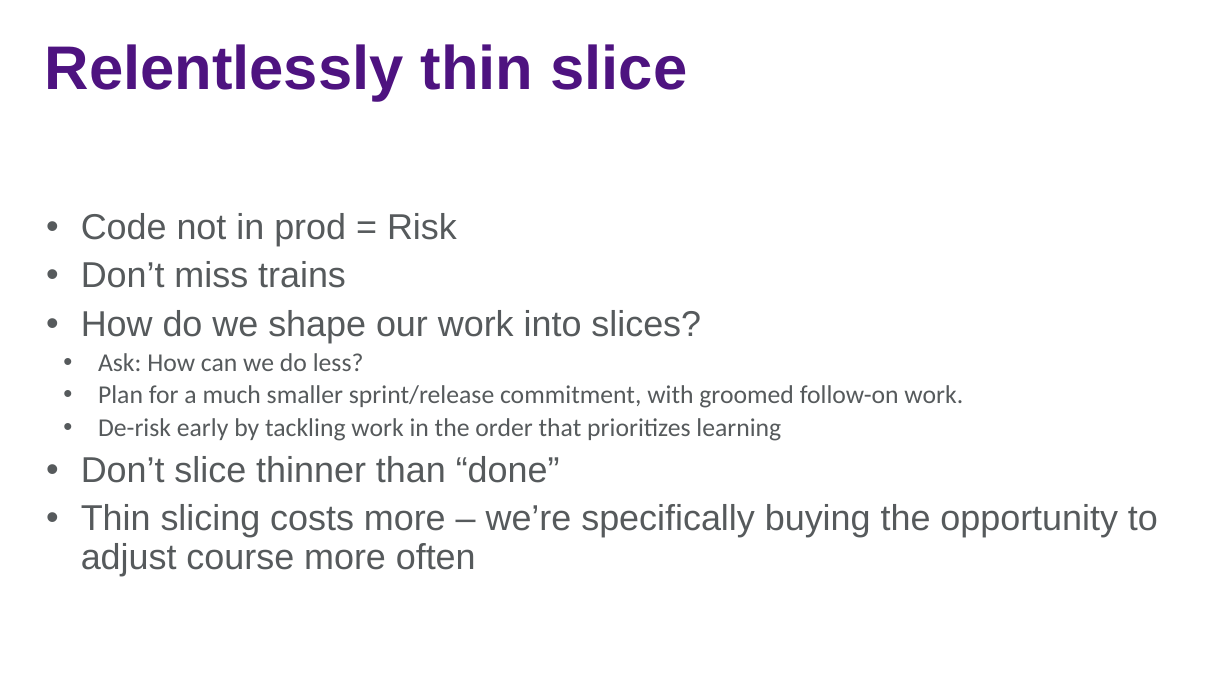
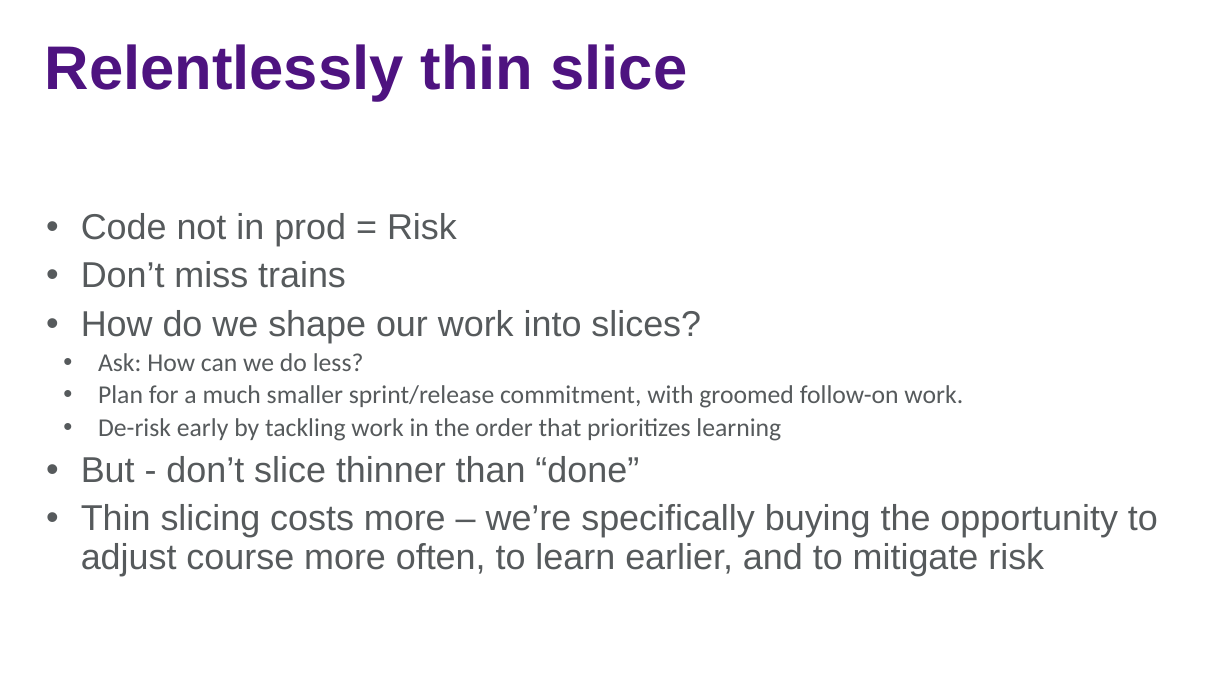
Before and after one commit to jasonjwood/presentations, a slide deck: slide 19 of InFusion2016 - Getting It Done - Jason Wood.pptx. Drawn at 1232x693 pixels with LibreOffice and Linux fonts; fonts in the diff are those of the drawing; background and template pictures are left out. Boxes give left, top, right and bottom in pixels: in the first picture for what was removed or moved away, otherwise in the second. Text is boxed around its words. In the diff, an @@ line names an element or a change of style, - is before the commit and + after.

```diff
--- a/InFusion2016 - Getting It Done - Jason Wood.pptx
+++ b/InFusion2016 - Getting It Done - Jason Wood.pptx
@@ text at [81, 456, 1158, 576]: text changed @@
-• Don’t slice thinner than “done”
-• Thin slicing costs more – we’re specifically buying the opportunity to adjust course more often
+• But - don’t slice thinner than “done”
+• Thin slicing costs more – we’re specifically buying the opportunity to adjust course more often, to learn earlier, and to mitigate risk
```
Also in this commit, not shown: 9 other slides changed, 1 slide added.
